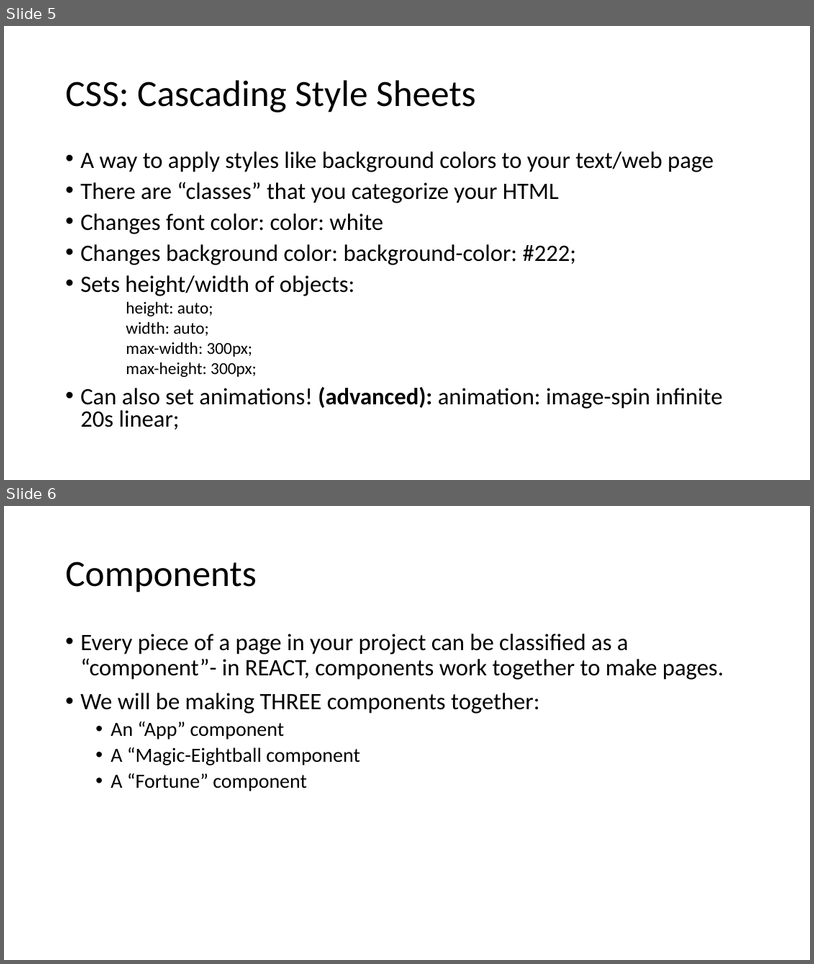
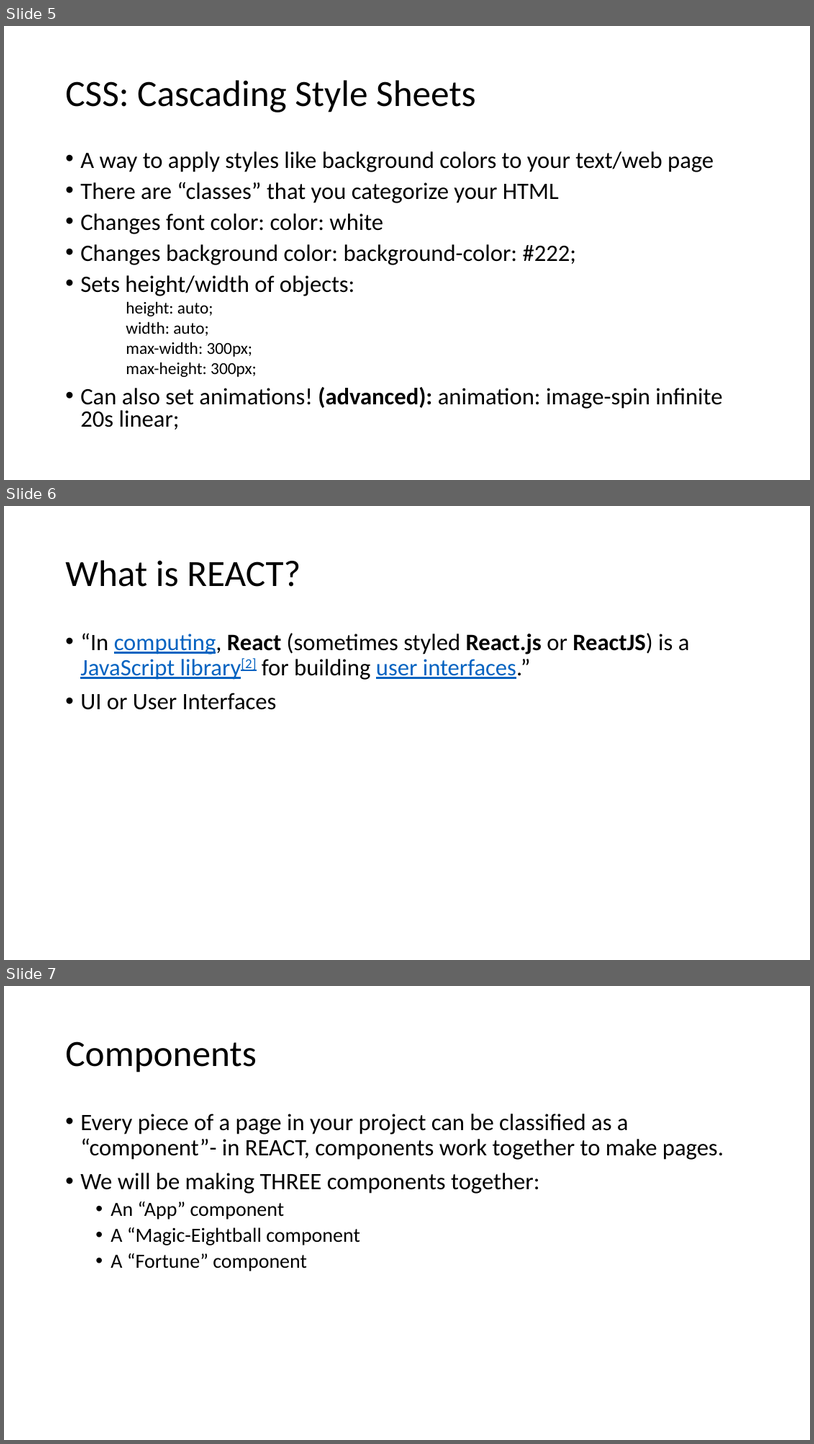
Before and after one commit to sarahdonofrio/digigirlz, a slide deck: magic-eight-ball/ReactPresentation.pptx. Shown one above the other, each under a label of ours: slides 5 and 6 before the commit, slides 5, 6 and 7 after it. The pictures are 814x964 and 814x1444 pixels, drawn with LibreOffice and Linux fonts; fonts in the diff are those of the drawing. Boxes give left, top, right and bottom in pixels: in the first picture for what was removed or moved away, otherwise in the second. Text is boxed around its words. In the diff, an @@ line names an element or a change of style, - is before the commit and + after.

```diff
--- a/magic-eight-ball/ReactPresentation.pptx
+++ b/magic-eight-ball/ReactPresentation.pptx
@@ slide 6 added at (x1=4, y1=506, x2=810, y2=960), background #FFFFFF @@
@@ title added at (x1=65, y1=560, x2=301, y2=587), 44 pt, text #000000 @@
+What is REACT?
@@ text added at (x1=80, y1=633, x2=690, y2=710), 28 pt, text #000000 @@
+• “In computing, React (sometimes styled React.js or ReactJS) is a JavaScript library[2] for building user interfaces.”
+• UI or User Interfaces
@@ what was slide 6 is now slide 7 @@
```
Also in this commit, not shown: 4 slides changed, 2 other files.
